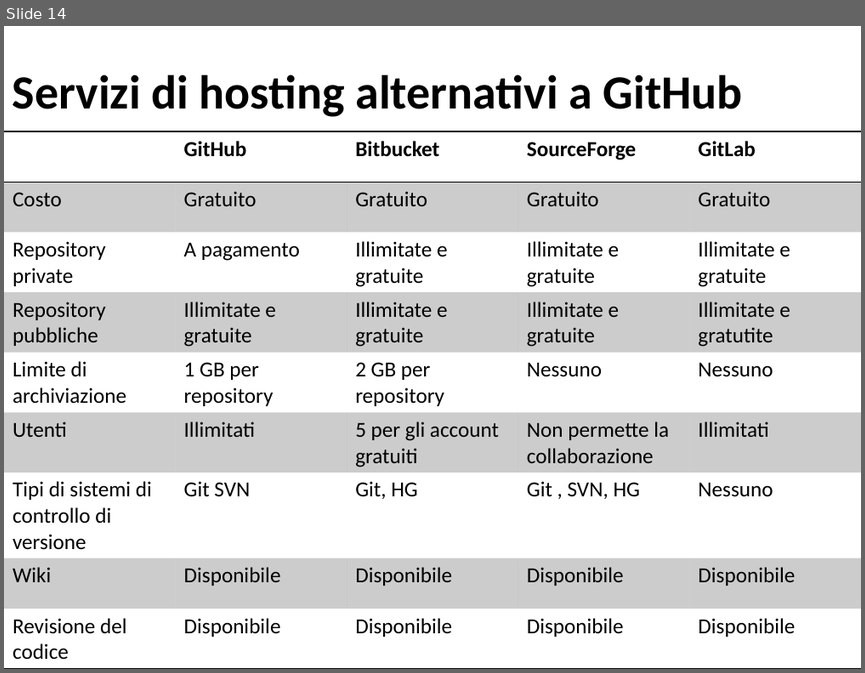
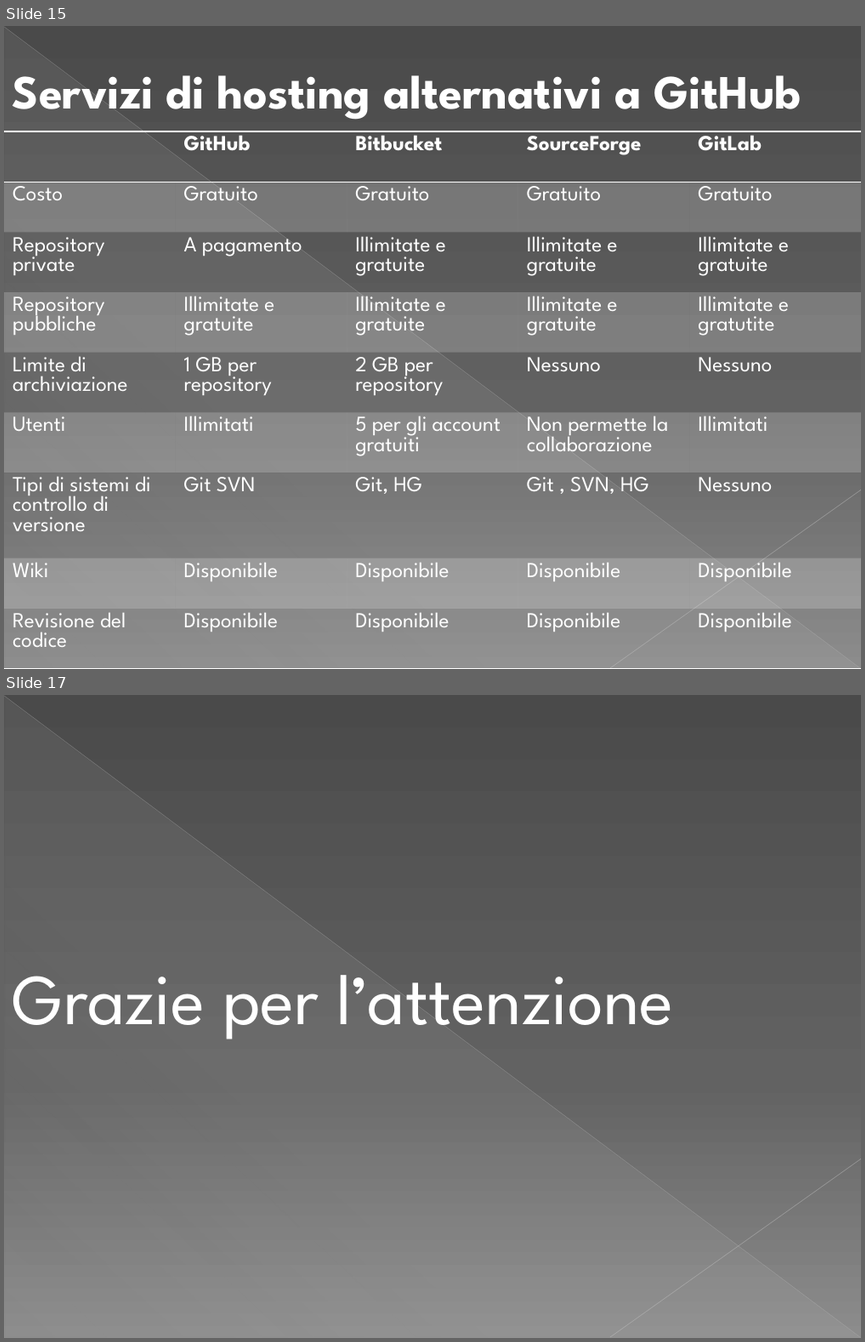
Before and after one commit to IlPep/PresentazioneLaurea, a slide deck: Presentazione tesi.pptx. Shown one above the other, each under a label of ours: slide 14 before the commit, slides 15 and 17 after it; the slides between them are not shown. The pictures are 865x673 and 865x1342 pixels, drawn with LibreOffice and Linux fonts; fonts in the diff are those of the drawing. Boxes give left, top, right and bottom in pixels: in the first picture for what was removed or moved away, otherwise in the second. Text is boxed around its words. In the diff, an @@ line names an element or a change of style, - is before the commit and + after.

```diff
--- a/Presentazione tesi.pptx
+++ b/Presentazione tesi.pptx
@@ slide 17 added at [4, 695, 861, 1338], background gradient #4A4A4A to #626262 to #8C8C8C; not listed: 3 template elements that a slide beside it also shows @@
@@ text added at [12, 975, 673, 1039], 60 pt, text #FFFFFF @@
+Grazie per l’attenzione
@@ what was slide 14 is now slide 15 @@
@@ slide 15 changed as well @@
@@ background #FFFFFF to gradient #4A4A4A to #626262 to #8C8C8C @@
@@ line added from (4, 27) to (860, 668), #BFBFBF 0.39 pt @@
@@ right triangle added at [5, 28, 860, 669], fill gradient #D2D2D2 @@
@@ text "Servizi di hosting alternativi a ..." at [12, 75, 801, 120]: font Calibri to League Spartan, text colour #000000 to #FFFFFF @@
@@ table at [4, 131, 861, 669] @@
@@ fill #000000 at 20% opacity to #FFFFFF at 20% opacity in 20 cells @@
@@ font Calibri to League Spartan, text colour #000000 to #FFFFFF @@
@@ borders changed @@
@@ line added from (861, 489) to (610, 668), #C6C6C6 0.47 pt @@
```
Also in this commit, not shown: 12 other slides changed, 3 other slides added, 2 slides removed, 1 other file.
